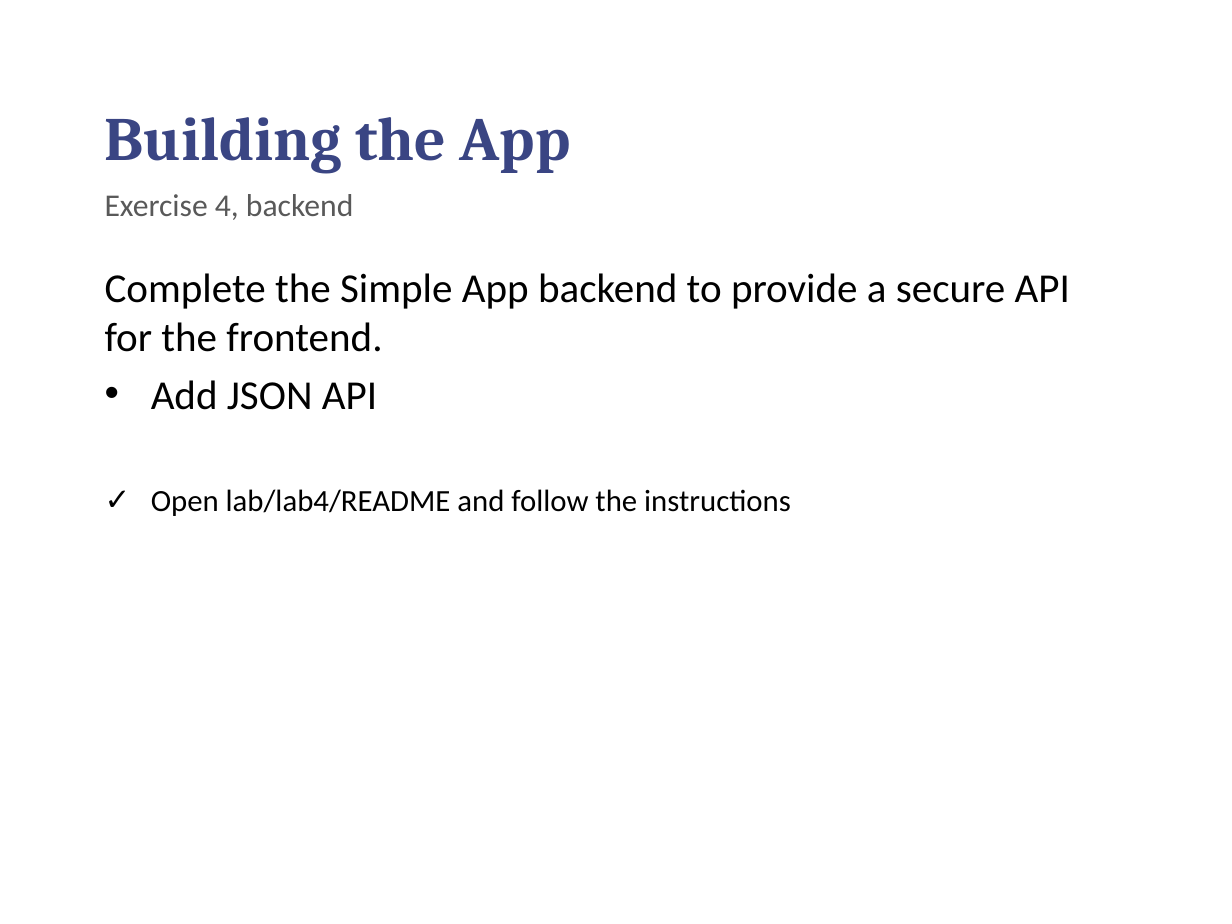
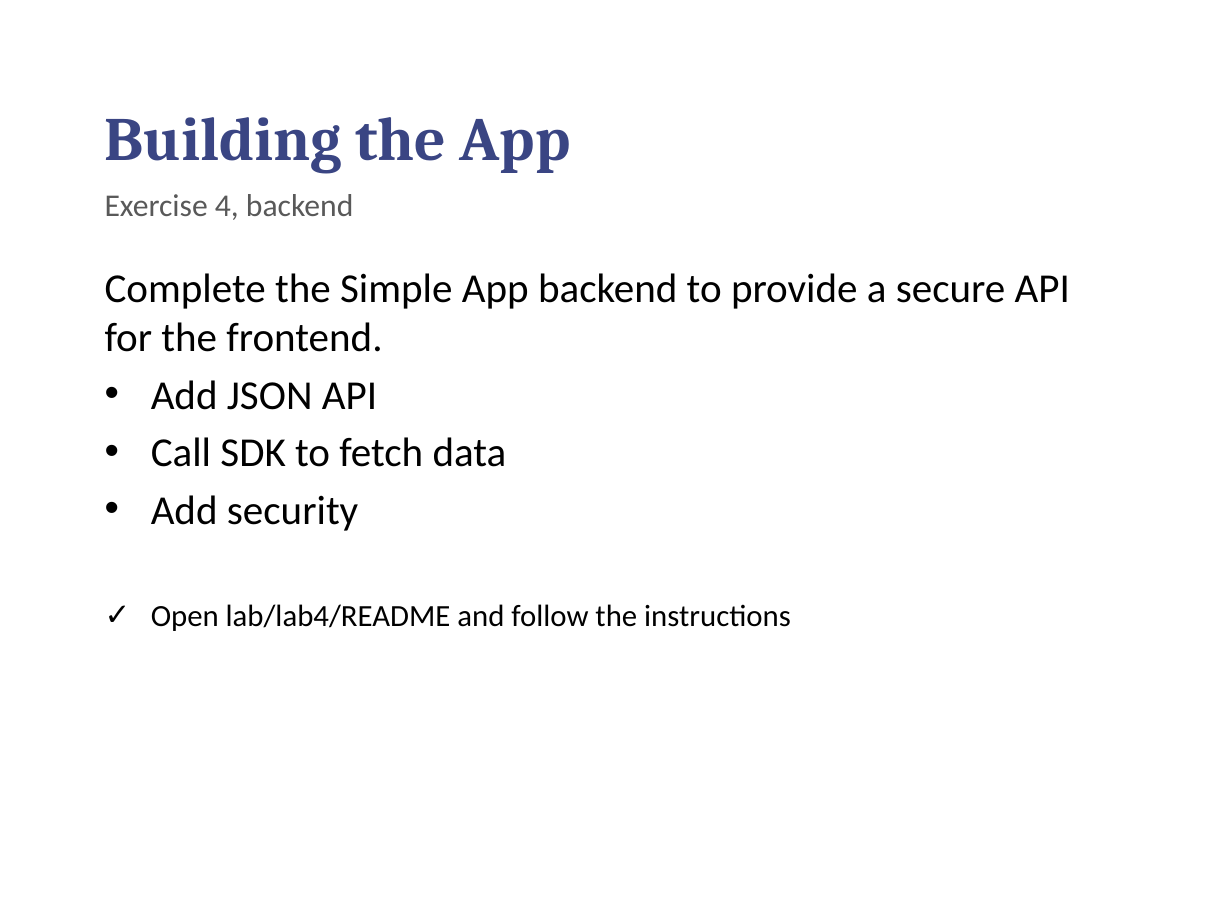
Before and after one commit to chilmers/cadec-healthcare-api-tutorial, a slide deck: slide 24 of Cadec-vårdens-apier.pptx (slide 22 before the commit). Drawn at 1232x924 pixels with LibreOffice and Linux fonts; fonts in the diff are those of the drawing; background and template pictures are left out. Boxes give left, top, right and bottom in pixels: in the first picture for what was removed or moved away, otherwise in the second. Text is boxed around its words. In the diff, an @@ line names an element or a change of style, - is before the commit and + after.

```diff
--- a/Cadec-vårdens-apier.pptx
+++ b/Cadec-vårdens-apier.pptx
@@ text at [151, 437, 507, 531]: paragraphs added @@
+• Call SDK to fetch data
+• Add security
```
Also in this commit, not shown: 24 other slides changed, 2 slides added.
